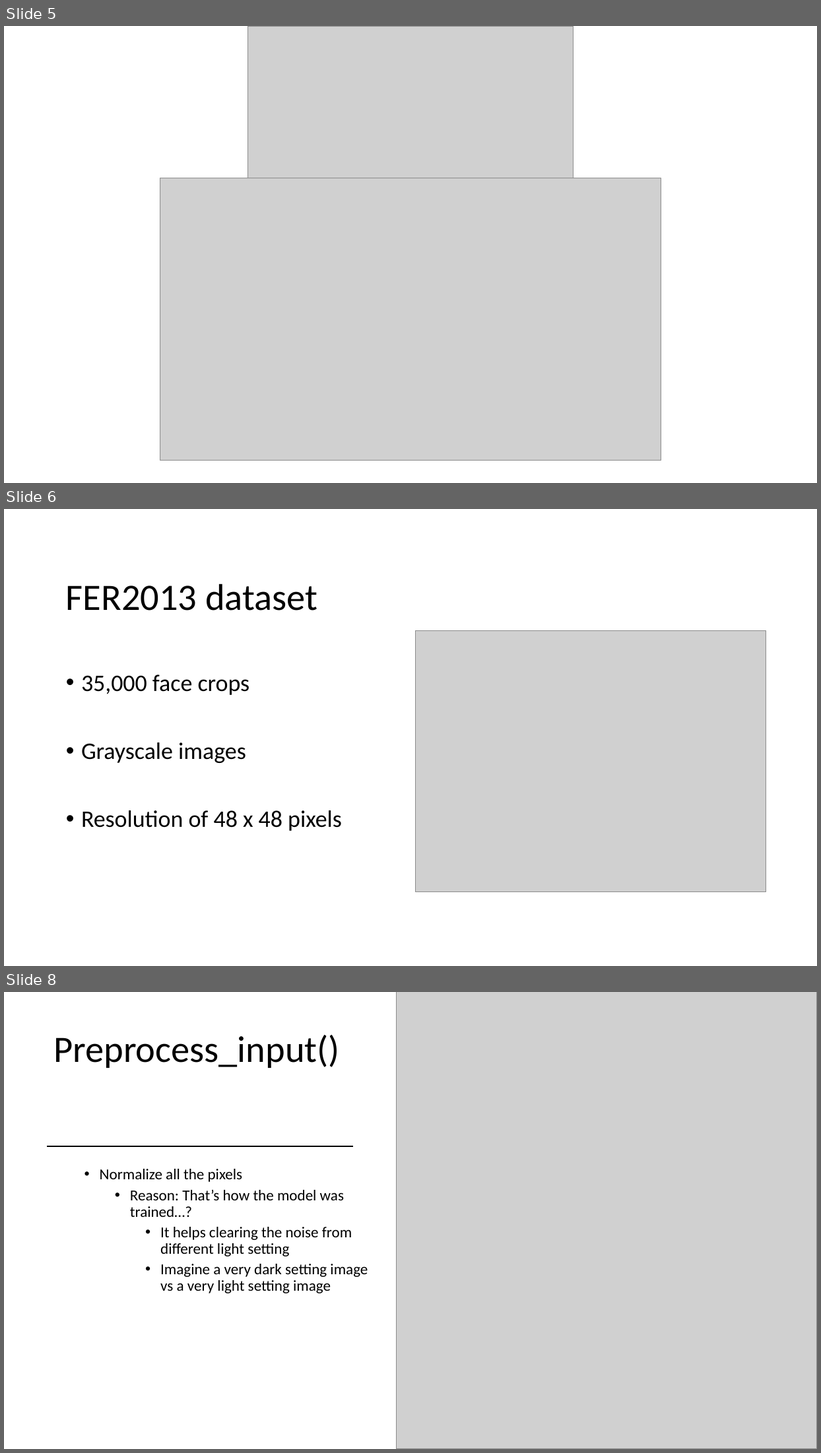
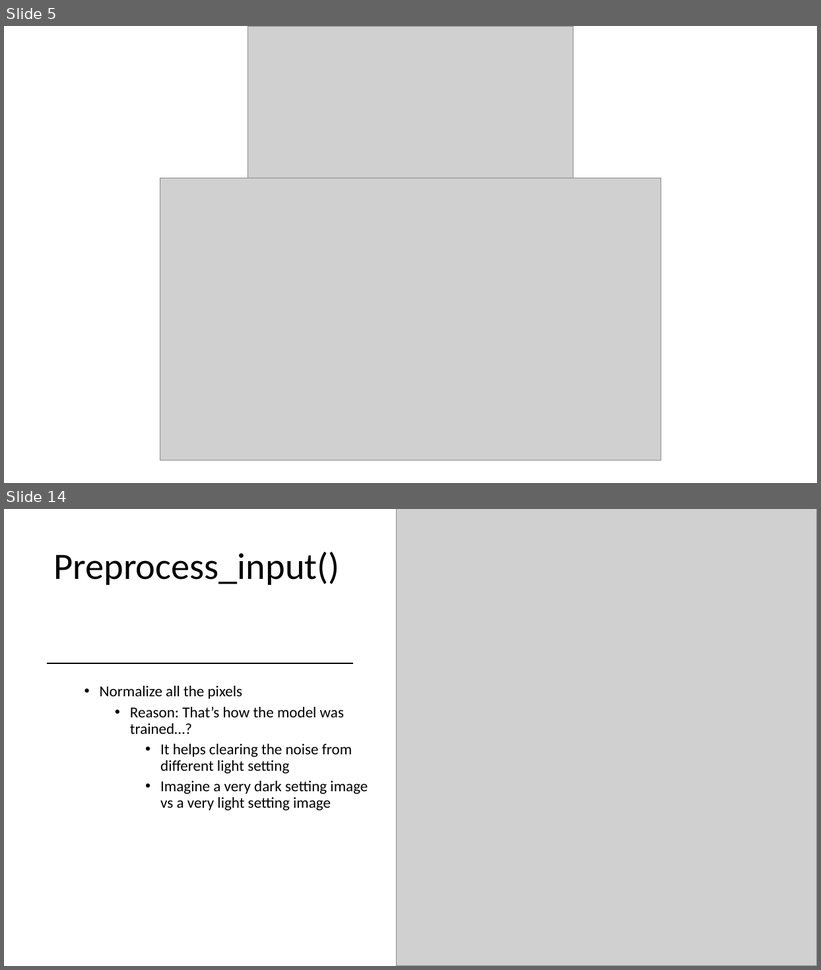
Before and after one commit to Donthave1/goodgamegang, a slide deck: GGG PPT.pptx. Shown one above the other, each under a label of ours: slides 5, 6 and 8 before the commit, slides 5 and 14 after it; the slides between them are not shown. The pictures are 821x1453 and 821x970 pixels, drawn with LibreOffice and Linux fonts; fonts in the diff are those of the drawing; grey boxes stand for pictures. Boxes give left, top, right and bottom in pixels: in the first picture for what was removed or moved away, otherwise in the second. Text is boxed around its words. In the diff, an @@ line names an element or a change of style, - is before the commit and + after.

```diff
--- a/GGG PPT.pptx
+++ b/GGG PPT.pptx
@@ slide 6 removed at [4,509,817,966], background #FFFFFF @@
@@ title removed at [66,584,318,611] @@
-FER2013 dataset
@@ picture removed at [416,631,766,892] @@
@@ text removed at [81,675,342,831] @@
-• 35,000 face crops
-• Grayscale images
-• Resolution of 48 x 48 pixels
@@ what was slide 8 is now slide 14 @@
```
Also in this commit, not shown: 8 slides added, 1 other slide removed.
